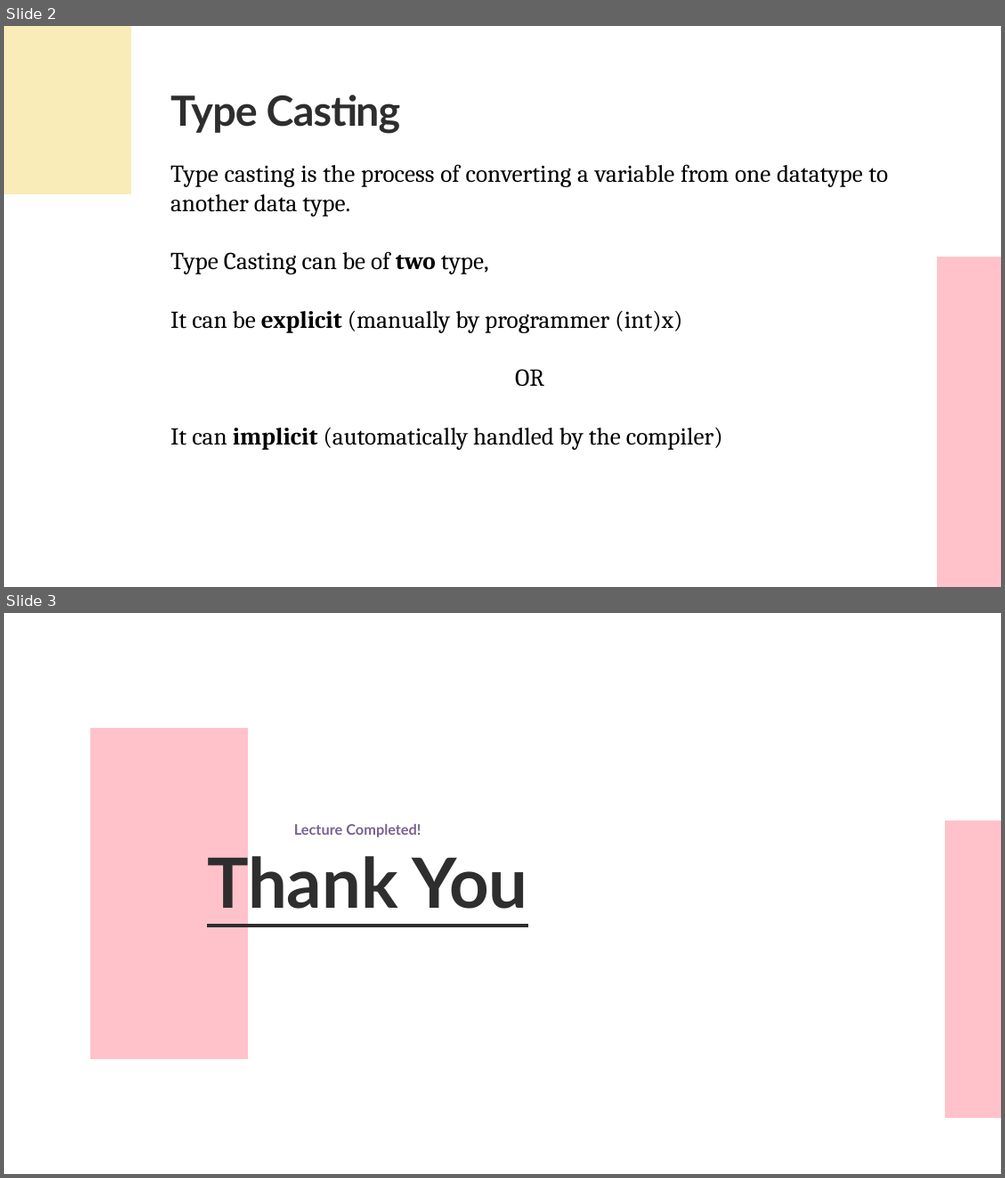
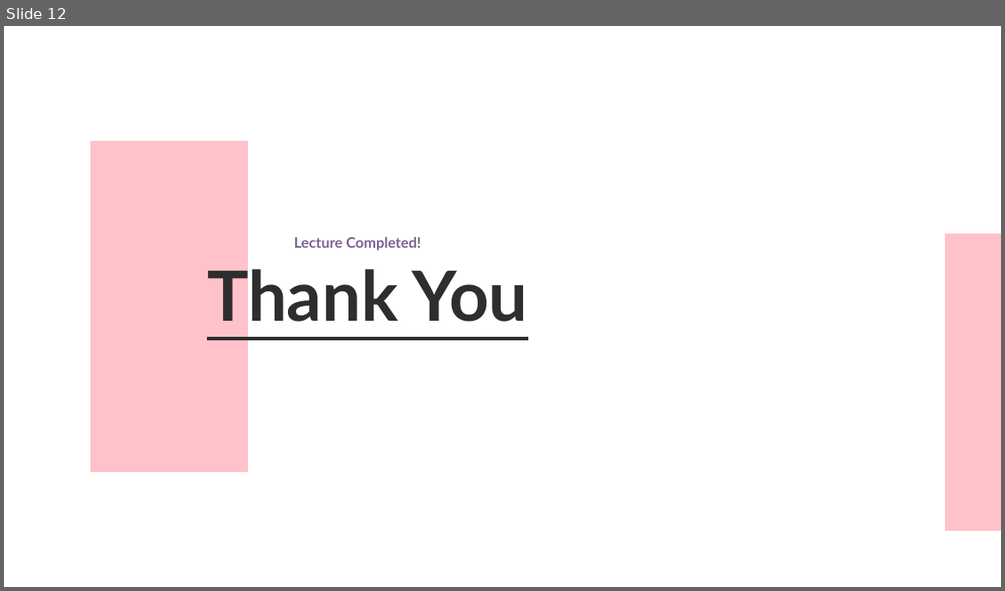
Before and after one commit to UKhayam/Programming-Fundamentals, a slide deck: PF-Lecture-05.pptx. Shown one above the other, each under a label of ours: slides 2 and 3 before the commit, slide 12 after it. The pictures are 1005x1178 and 1005x591 pixels, drawn with LibreOffice and Linux fonts; fonts in the diff are those of the drawing. Boxes give left, top, right and bottom in pixels: in the first picture for what was removed or moved away, otherwise in the second. Text is boxed around its words. In the diff, an @@ line names an element or a change of style, - is before the commit and + after.

```diff
--- a/PF-Lecture-05.pptx
+++ b/PF-Lecture-05.pptx
@@ slide 2 removed at bbox=[4, 26, 1001, 587], background #FFFFFF @@
@@ freeform shape removed at bbox=[4, 26, 131, 194] @@
@@ text removed at bbox=[170, 95, 401, 134] @@
-Type Casting
@@ text removed at bbox=[170, 164, 888, 449] @@
-Type casting is the process of converting a variable from one datatype to another data type.
-Type Casting can be of two type,
-It can be explicit (manually by programmer (int)x)
-OR
-It can implicit (automatically handled by the compiler)
@@ freeform shape removed at bbox=[937, 257, 1001, 587] @@
@@ what was slide 3 is now slide 12 @@
```
Also in this commit, not shown: 1 slide changed, 10 slides added, 4 other files.
